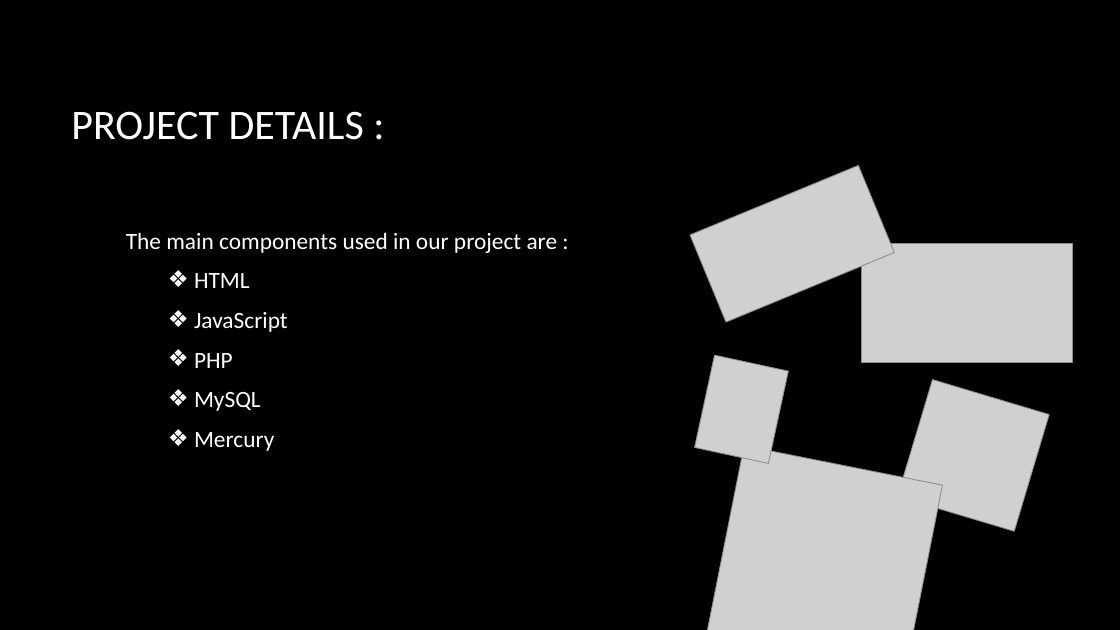
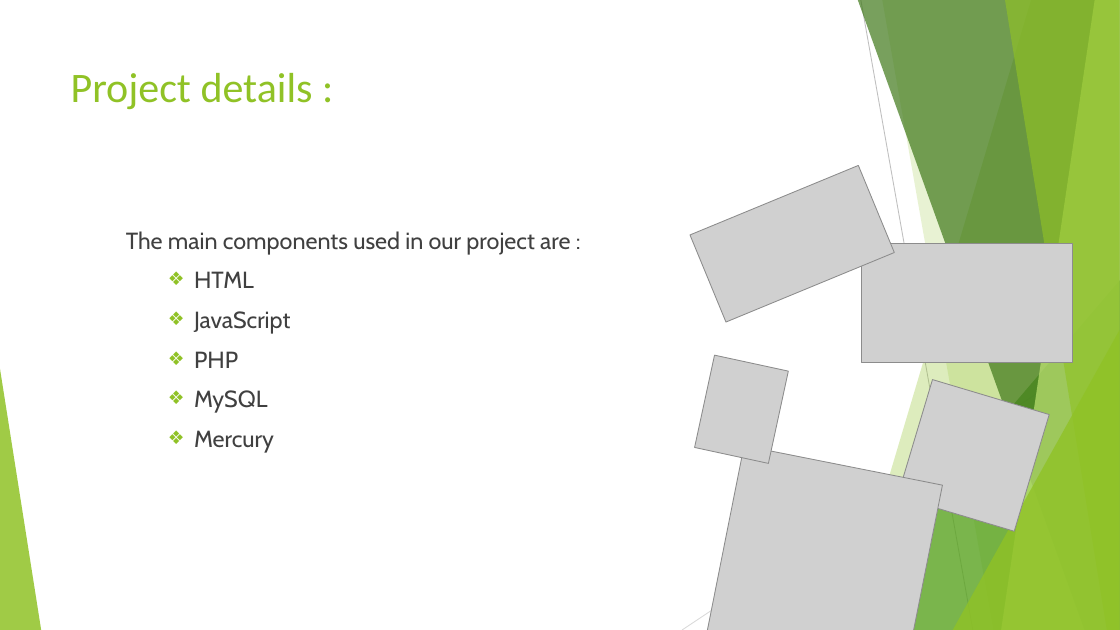
Before and after one commit to niteeshchaudhary/TruPen, a slide deck: slide 5 of Project Presentation.pptx. Drawn at 1120x630 pixels with LibreOffice and Linux fonts; fonts in the diff are those of the drawing; grey boxes stand for pictures; background and template pictures are left out. Boxes give left, top, right and bottom in pixels: in the first picture for what was removed or moved away, otherwise in the second. Text is boxed around its words. In the diff, an @@ line names an element or a change of style, - is before the commit and + after.

```diff
--- a/Project Presentation.pptx
+++ b/Project Presentation.pptx
@@ background picture (left out) to #FFFFFF @@
@@ title "Project details :" at (71,73,313,109): vertical alignment middle to top @@
@@ title at (71,73,313,109): text changed; text colour #FFFFFF to #90C226 @@
-PROJECT DETAILS :
+Project details :
@@ text "The main components used in ..." at (126,231,570,453): font Calibri to Cabin, text colour #FFFFFF to #404040; bullet colour #FFFFFF to #90C226 @@
@@ group added at (0,0,1120,630): 5 freeform shapes, 3 triangles, 2 lines @@
```
Also in this commit, not shown: 11 other slides changed.
